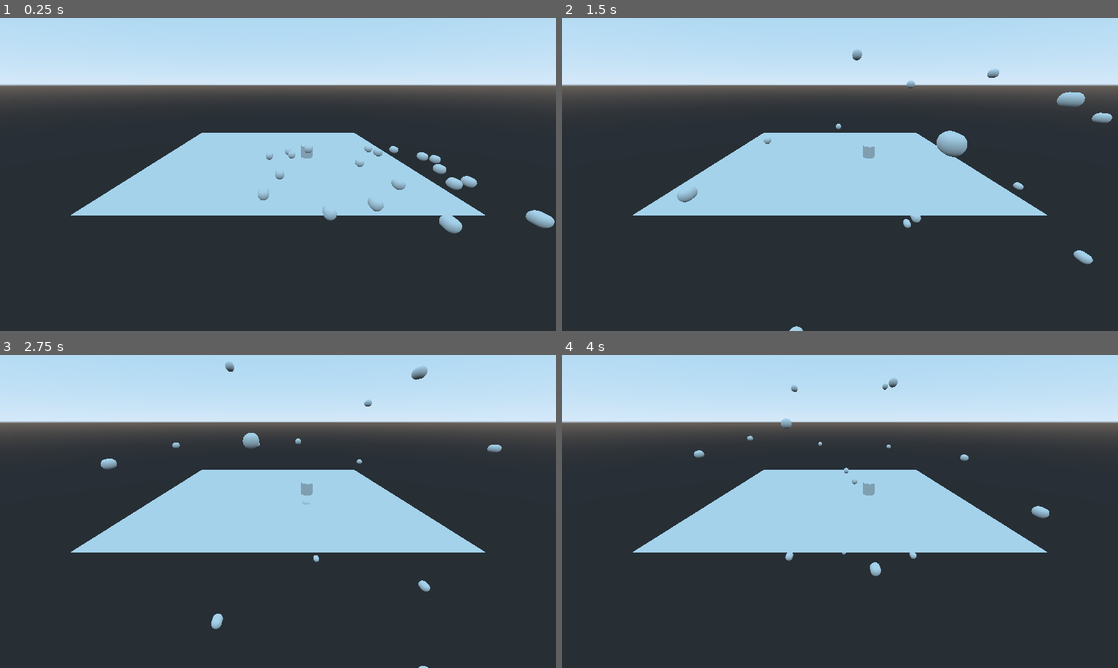
Above: before the commit, frames 1-4 (two rows, left to right).
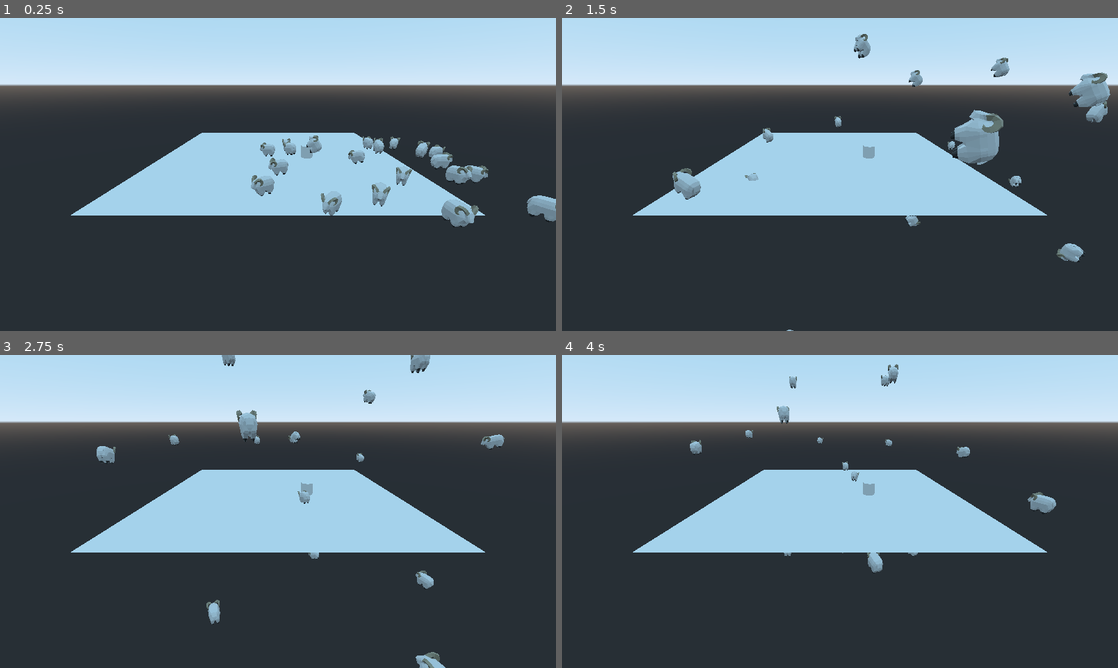
Above: after the commit, the same moments.

Repository: AndiRau/shepherdsPath
Game: Godot game, scene res://testscene.tscn
The game is run twice, just before and just after one commit, with the same random seed, the same clock (stepped at 60 frames per second) and the same inputs.
Inputs (mouse positions are in pixels of both pictures, inside the frame that each line leads up to):
- Up to frame 1 (0.25 s): no input
- Up to frame 2 (1.5 s): tap Enter at 0.5 s; move the mouse to (962, 158) at 0.52 s; hold D 0.53-1.25 s; tap Q at 0.6 s; click (962, 158) at 0.67 s; drag from (728, 190) to (812, 237) at 1.27 s
- Up to frame 3 (2.75 s): move the mouse to (333, 442) at 2.02 s; hold D from 2.03 s (still down); tap Q at 2.1 s
- Up to frame 4 (4 s): release D at 2.75 s; drag from (812, 574) to (673, 464) at 2.77 s; move the mouse to (1006, 558) at 3.52 s; hold A from 3.53 s (still down); tap Q at 3.6 s

The runs differ from the first frame. In frame 1, 3.3% of the frame differs, in the area x 45-100%, y 37-69%; in frame 2, 3.6%, in the area x 19-99%, y 5-100%; in frame 3, 1.9%; in frame 4, 1.2%.

Commit message:
sheep rotation

Diff:
--- a/ShepherdsPath/apphandler.tscn
+++ b/ShepherdsPath/apphandler.tscn
@@ -1,7 +1,7 @@
 [gd_scene load_steps=3 format=2]
 
 [ext_resource path="res://src/apphandler.gd" type="Script" id=1]
-[ext_resource path="res://src/Actors/Flag/Flag.tscn" type="PackedScene" id=2]
+[ext_resource path="res://src/actors/flag/Flag.tscn" type="PackedScene" id=2]
 
 [node name="apphandler" type="Node"]
 script = ExtResource( 1 )
--- a/ShepherdsPath/src/Levels/ThreeChickens.tscn
+++ b/ShepherdsPath/levels/testlevel/ThreeChickens.tscn
@@ -2,7 +2,7 @@
 
 [ext_resource path="res://assets/sprites/Terrain_Flat/GroundTileSet.tres" type="TileSet" id=1]
 [ext_resource path="res://src/Actors/Sheep/Chicken.tscn" type="PackedScene" id=2]
-[ext_resource path="res://src/Actors/Flag/Flag.tscn" type="PackedScene" id=3]
+[ext_resource path="res://src/actors/flag/Flag.tscn" type="PackedScene" id=3]
 
 
 [node name="ThreeChickens" type="Node2D"]
--- a/ShepherdsPath/project.godot
+++ b/ShepherdsPath/project.godot
@@ -20,7 +20,7 @@
 
 [application]
 
-config/name="Godot Boids"
+config/name="Shepherds Path"
 run/main_scene="res://testscene.tscn"
 config/icon="res://Chick_Avatar.png"
 
--- a/ShepherdsPath/src/Actors/Sheep/sheep.gd
+++ b/ShepherdsPath/src/Actors/Sheep/sheep.gd
@@ -59,6 +59,7 @@
 	_velocity = (_velocity + acceleration).normalized() * max_speed
 
 	_velocity = move_and_slide(_velocity)
+	look_at(global_transform.origin + _velocity, Vector3(0, 1, 0))
 
 
 func get_flock_status(flock: Array) -> Array:
--- a/ShepherdsPath/src/Actors/Sheep/sheep.tscn
+++ b/ShepherdsPath/src/Actors/Sheep/sheep.tscn
@@ -1,9 +1,8 @@
 [gd_scene load_steps=6 format=2]
 
-[ext_resource path="res://src/Actors/Sheep/sheep.gd" type="Script" id=1]
-[ext_resource path="res://src/Actors/Sheep/ViewRadius.gd" type="Script" id=2]
-
-[sub_resource type="CapsuleMesh" id=1]
+[ext_resource path="res://src/actors/sheep/sheep.gd" type="Script" id=1]
+[ext_resource path="res://src/actors/sheep/ViewRadius.gd" type="Script" id=2]
+[ext_resource path="res://3d_models/npc/sheep.glb" type="PackedScene" id=3]
 
 [sub_resource type="CapsuleShape" id=2]
 
@@ -14,10 +13,8 @@
 script = ExtResource( 1 )
 max_speed = 10.0
 
-[node name="Chick_Down" type="MeshInstance" parent="."]
-transform = Transform( 0.564414, 0, 0, 0, 0.564414, 0, 0, 0, 0.564414, 0, 0, 0 )
-mesh = SubResource( 1 )
-material/0 = null
+[node name="sheep" parent="." instance=ExtResource( 3 )]
+transform = Transform( -0.564414, 0, -4.93426e-08, 0, 0.564414, 0, 4.93426e-08, 0, -0.564414, -0.184563, 0, -0.0253986 )
 
 [node name="CollisionShape2D" type="CollisionShape" parent="."]
 transform = Transform( 0.635219, 0, 0, 0, 0.635219, 0, 0, 0, 0.635219, 0, 0, 0 )
--- a/ShepherdsPath/testscene.tscn
+++ b/ShepherdsPath/testscene.tscn
@@ -1,7 +1,7 @@
 [gd_scene load_steps=4 format=2]
 
-[ext_resource path="res://src/Levels/RandomSheep.gd" type="Script" id=1]
-[ext_resource path="res://src/Actors/Sheep/sheep.tscn" type="PackedScene" id=2]
+[ext_resource path="res://levels/testlevel/RandomSheep.gd" type="Script" id=1]
+[ext_resource path="res://src/actors/sheep/sheep.tscn" type="PackedScene" id=2]
 
 [sub_resource type="PlaneMesh" id=1]
 size = Vector2( 40, 40 )
Renamed: ShepherdsPath/src/Levels/RandomSheep.gd -> ShepherdsPath/levels/testlevel/RandomSheep.gd
